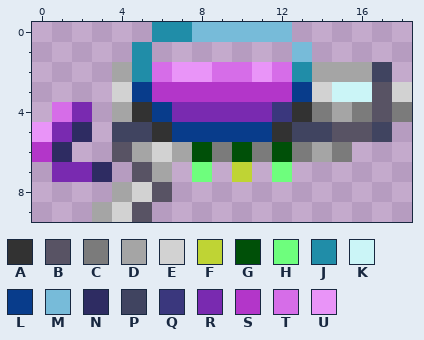
File history of a pixel-art sprite, RawResources/Ammonomicon Encounter Icon Collection/macchi_auto_ammonomicon.png. Above, as it was before the edit.
The file is 19x10 pixels.
Palette (. is transparent): A #323232  B #585364  C #7b7b7b  D #a5a5a5  E #d2d2d2  F #bfd434  G #005008  H #6efe7d  J #208da8  K #cbf5f7  L #083c8b  M #77bbd9  N #2e2c62  P #404460  Q #3a377d  R #792ab0  S #b336c9  T #d66de8  U #e994f8
Now the later version:
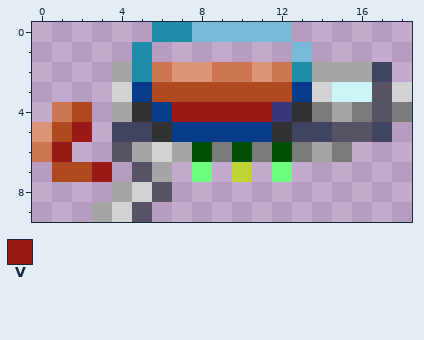
Colours new in this view: V #9b1a17
Message: Fixed Macchi Auto Ammonomicon icon to match in-game sprite
What changed:
colour S: #b336c9 -> #b14920
colour T: #d66de8 -> #cc7653
colour U: #e994f8 -> #da9478
y 4: x 2 R -> S; x 7..11 RRRRR -> VVVVV
y 5: x 1..2 RN -> SV
y 6: x 0..1 SN -> TV
y 7: x 1..3 RRN -> SSV
